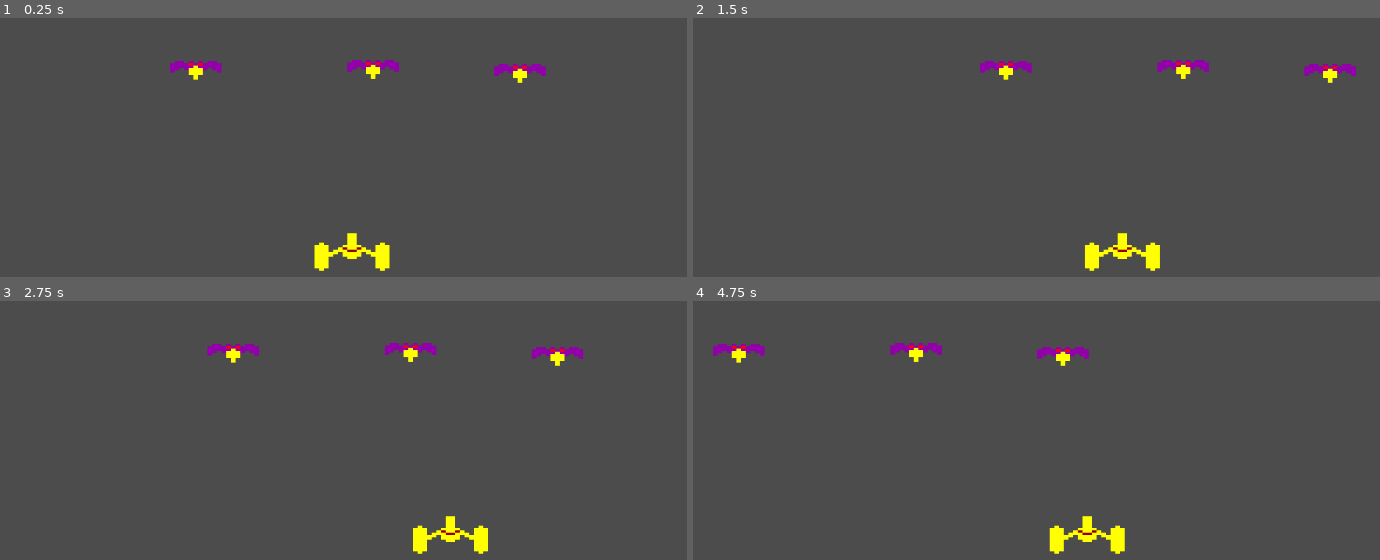
Above: before the commit, frames 1-4 (two rows, left to right).
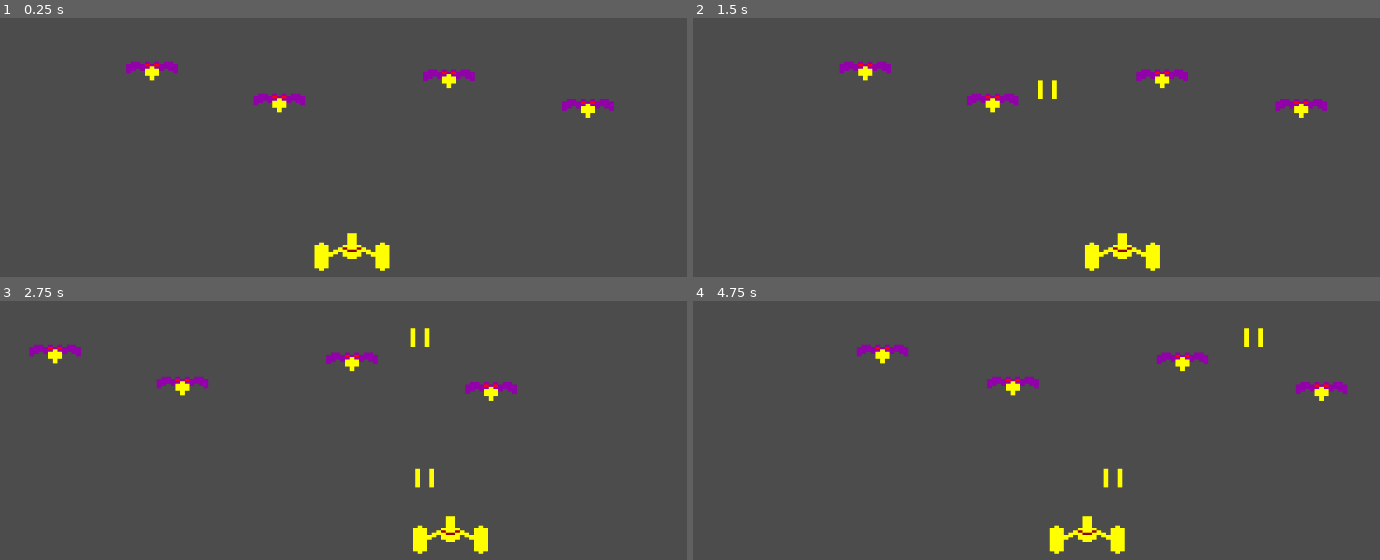
Above: after the commit, the same moments.

Repository: FranzMV/SpaceHawks
Game: Godot game, scene res://EscenaDeJuego.tscn
The game is run twice, just before and just after one commit, with the same random seed, the same clock (stepped at 60 frames per second) and the same inputs.
Inputs:
- Up to frame 1 (0.25 s): no input
- Up to frame 2 (1.5 s): hold Right (ui_right) 0.53-1.28 s; hold Space 0.53-1.28 s; hold Left (ui_left) from 1.28 s (still down); tap Space at 1.35 s
- Up to frame 3 (2.75 s): tap Space at 1.52, 1.82 s; release Left (ui_left) at 2.03 s; hold Right (ui_right) from 2.03 s (still down); hold Space from 2.03 s (still down)
- Up to frame 4 (4.75 s): release Space at 2.78 s; tap Space at 2.85, 3.02, 3.32, 4.35, 4.52 s; release Right (ui_right) at 3.53 s; hold Space 3.53-4.28 s; hold Left (ui_left) from 3.53 s (still down)

The runs differ from the first frame. In frame 1, 2.1% of the frame differs, in the area x 18-90%, y 16-39%; in frame 2, 2.2%; in frame 3, 2.4%, in the area x 4-85%, y 10-73%; in frame 4, 2.3%.

Commit message:
Disparos

Diff:
--- /dev/null
+++ b/Area2D.tscn
@@ -0,0 +1,8 @@
+[gd_scene load_steps=2 format=2]
+
+[ext_resource path="res://images/disparo.png" type="Texture" id=1]
+
+[node name="Disparo" type="Area2D"]
+
+[node name="Sprite" type="Sprite" parent="."]
+texture = ExtResource( 1 )
--- /dev/null
+++ b/Disparo.gd
@@ -0,0 +1,16 @@
+extends Area2D
+
+export var pixelesPorSegundo : int = 180
+
+
+# Called when the node enters the scene tree for the first time.
+func _ready():
+	pass # Replace with function body.
+
+
+
+func _process(delta):
+	position.y -= pixelesPorSegundo * delta
+
+	if position.y < 0:
+		queue_free()
--- /dev/null
+++ b/Disparo.tscn
@@ -0,0 +1,10 @@
+[gd_scene load_steps=3 format=2]
+
+[ext_resource path="res://images/disparo.png" type="Texture" id=1]
+[ext_resource path="res://Disparo.gd" type="Script" id=2]
+
+[node name="Disparo" type="Area2D"]
+script = ExtResource( 2 )
+
+[node name="Sprite" type="Sprite" parent="."]
+texture = ExtResource( 1 )
--- a/EscenaDeJuego.tscn
+++ b/EscenaDeJuego.tscn
@@ -11,17 +11,20 @@
 script = ExtResource( 4 )
 
 [node name="Nave" type="Area2D" parent="."]
+position = Vector2( 512, 300 )
 script = ExtResource( 2 )
 
 [node name="Sprite" type="Sprite" parent="Nave"]
-position = Vector2( 512, 300 )
 texture = ExtResource( 1 )
 
 [node name="Enemigo" parent="." instance=ExtResource( 3 )]
-position = Vector2( 282, 67 )
+position = Vector2( 226, 68 )
 
 [node name="Enemigo2" parent="." instance=ExtResource( 3 )]
-position = Vector2( 509, 66 )
+position = Vector2( 389, 109 )
 
 [node name="Enemigo3" parent="." instance=ExtResource( 3 )]
-position = Vector2( 697, 71 )
+position = Vector2( 606, 78 )
+
+[node name="Enemigo4" parent="." instance=ExtResource( 3 )]
+position = Vector2( 784, 116 )
--- a/Nave.gd
+++ b/Nave.gd
@@ -1,14 +1,30 @@
 extends Area2D
 
+const DISPARO = preload("res://Disparo.tscn")
 export var pixeles_por_segundo : int = 180
-
+export var tiempoHastaElDisparo = 1.0
+export var tiempoPorCadaDisparo = 1.0
 
 func _ready():
 	pass
 
 
 func _process(delta):
+
+	tiempoHastaElDisparo += delta
+
 	if Input.is_action_pressed("ui_right"):
 		position.x += pixeles_por_segundo * delta
 	if Input.is_action_pressed("ui_left"):
 		position.x -= pixeles_por_segundo * delta
+	if Input.is_key_pressed(KEY_SPACE):
+		disparar()
+
+
+
+func disparar():
+	if tiempoHastaElDisparo >= tiempoPorCadaDisparo:
+		tiempoHastaElDisparo = 0
+		var disparo = DISPARO.instance()
+		disparo.position = position - Vector2(0,40)
+		get_parent().add_child(disparo)
